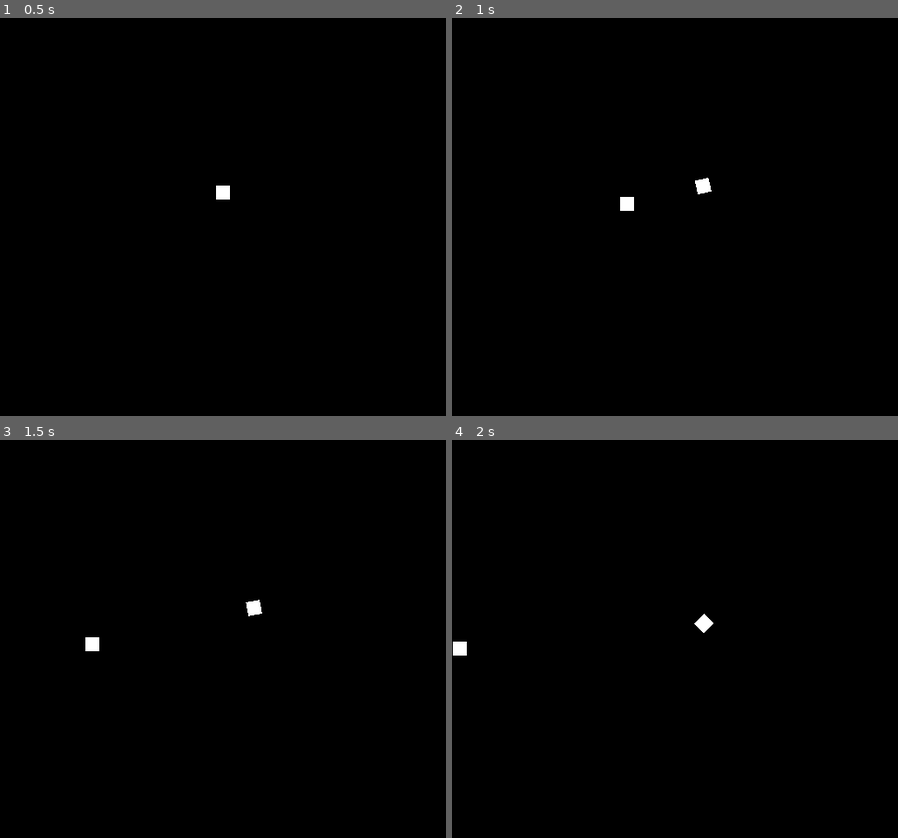
Above: before the commit, frames 1-4 (two rows, left to right).
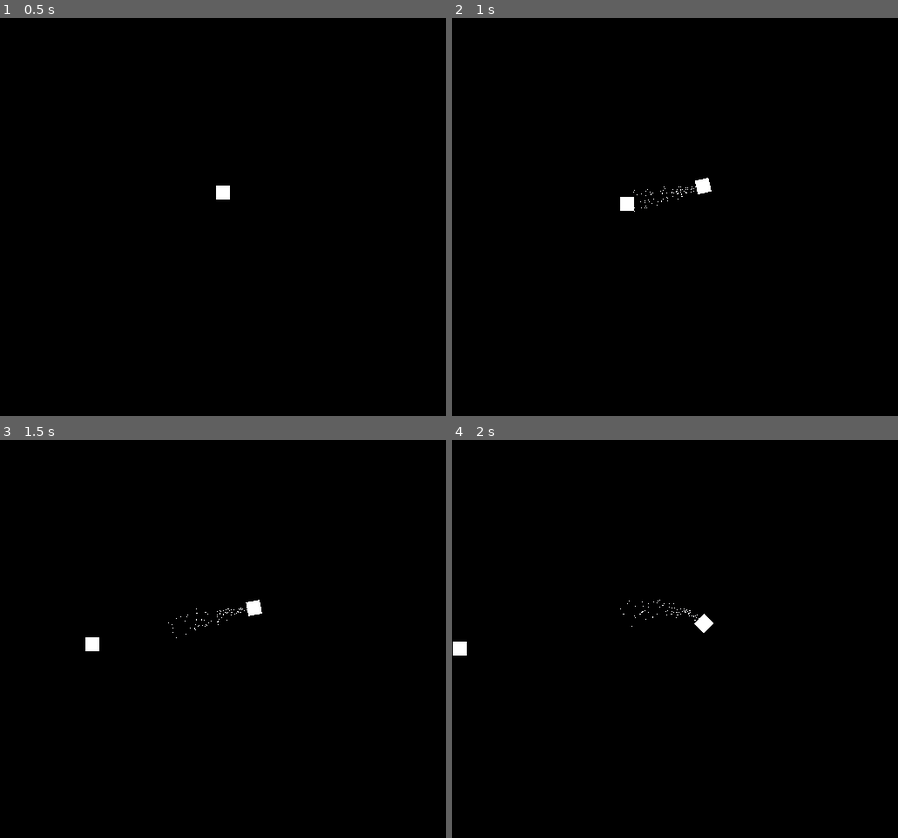
Above: after the commit, the same moments.

Repository: theowiik/PITCH-BLACK
Game: Godot game, scene res://scenes/Game.tscn
The game is run twice, just before and just after one commit, with the same random seed, the same clock (stepped at 60 frames per second) and the same inputs. The engine's default icon, where the game draws it, is replaced by a stand-in: a white triangle on a blue panel in a dark square.
Inputs (mouse positions are in pixels of both pictures, inside the frame that each line leads up to):
- Up to frame 1 (0.5 s): no input
- Up to frame 2 (1 s): tap Enter at 0.5 s; move the mouse to (773, 169) at 0.52 s; hold D (right) from 0.53 s (still down); hold Right mouse button (add_rocket) from 0.53 s (still down)
- Up to frame 3 (1.5 s): move the mouse to (133, 635) at 1.27 s; release D (right) at 1.28 s; release Right mouse button (add_rocket) at 1.28 s; hold S (down) from 1.28 s (still down); click (133, 635) at 1.35 s
- Up to frame 4 (2 s): keep holding S (down)

Frame 1 is identical in both runs. In frame 2, less than 0.1% of the frame differs, in the area x 40-55%, y 42-49%; in frame 3, less than 0.1%, in the area x 37-56%, y 42-50%; in frame 4, less than 0.1%.

Commit message:
add smoke to rocket

Diff:
--- a/scenes/Rocket.tscn
+++ b/scenes/Rocket.tscn
@@ -23,4 +23,9 @@
 
 [node name="CollisionShape2D" type="CollisionShape2D" parent="DetectionArea"]
 shape = SubResource( 2 )
+
+[node name="Timer" type="Timer" parent="."]
+wait_time = 0.03
+one_shot = true
+autostart = true
 [connection signal="body_entered" from="DetectionArea" to="." method="_on_DetectionArea_body_entered"]
--- /dev/null
+++ b/scenes/Smoke.tscn
@@ -0,0 +1,24 @@
+[gd_scene load_steps=2 format=2]
+
+[sub_resource type="Curve" id=1]
+min_value = -360.0
+max_value = 360.0
+_data = [ Vector2( 0, -360 ), 0.0, 0.0, 0, 0, Vector2( 1, 360 ), 0.0, 0.0, 0, 0 ]
+
+[node name="Smoke" type="CPUParticles2D"]
+emitting = false
+amount = 10
+lifetime = 0.5
+one_shot = true
+explosiveness = 0.66
+randomness = 0.05
+lifetime_randomness = 0.94
+spread = 180.0
+gravity = Vector2( 0, 0 )
+initial_velocity = 55.0
+initial_velocity_random = 0.46
+damping = 72.78
+damping_random = 0.57
+angle = 720.0
+angle_random = 1.0
+angle_curve = SubResource( 1 )
--- a/scripts/Rocket.gd
+++ b/scripts/Rocket.gd
@@ -7,12 +7,32 @@
 var dir_vector: Vector2 = Vector2(0, 0)
 const speed: int = 200
 const rotation_speed: float = 0.1
+const smoke: PackedScene = preload("res://scenes/Smoke.tscn")
+onready var smoke_delay: Timer = get_node("Timer")
 
-func _physics_process(delta) -> void:
+func _physics_process(delta: float) -> void:
+	move_loop(delta)
+	rotation_loop()
+	if time_to_smoke():
+		add_smoke()
+
+func time_to_smoke() -> bool:
+	return smoke_delay.is_stopped()
+
+func move_loop(delta: float) -> void:
 	var desired_dir: Vector2 = dir_to_mouse()
 	dir_vector = (dir_vector + desired_dir * rotation_speed).normalized()
 	global_position += dir_vector * speed * delta
+
+func rotation_loop() -> void:
 	global_rotation = dir_vector.angle()
+
+func add_smoke() -> void:
+	smoke_delay.start()
+	var s = smoke.instance()
+	s.global_position = global_position
+	get_parent().add_child(s)
+	s.emitting = true
 
 # Returns a normalized vector pointing towards the mouse from the rocket.
 func dir_to_mouse() -> Vector2:
